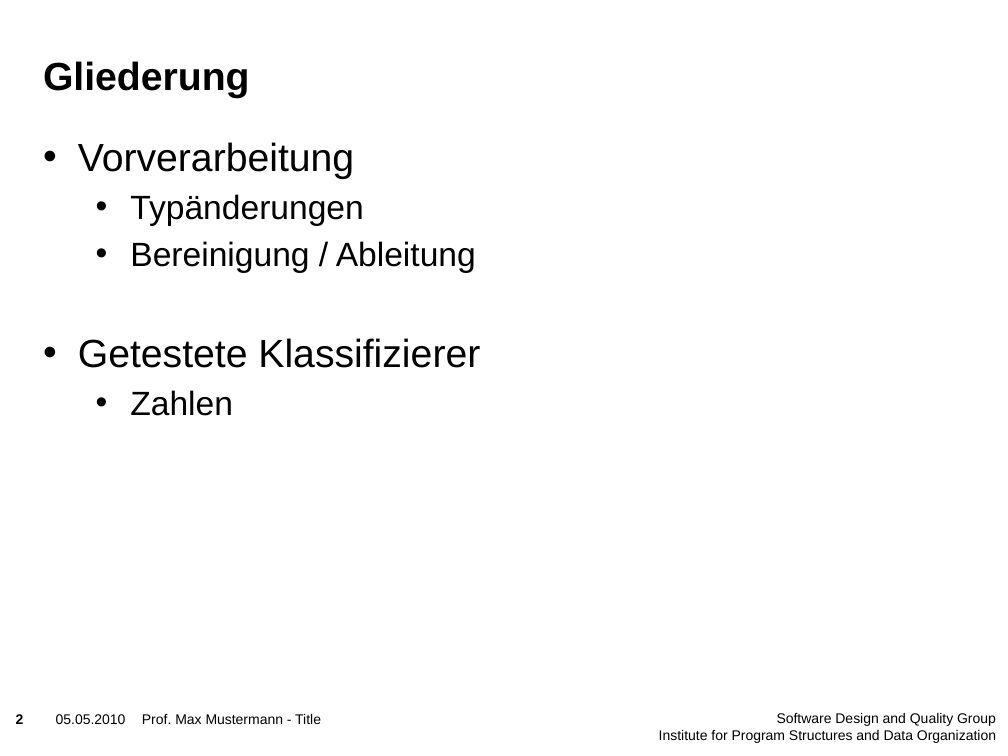
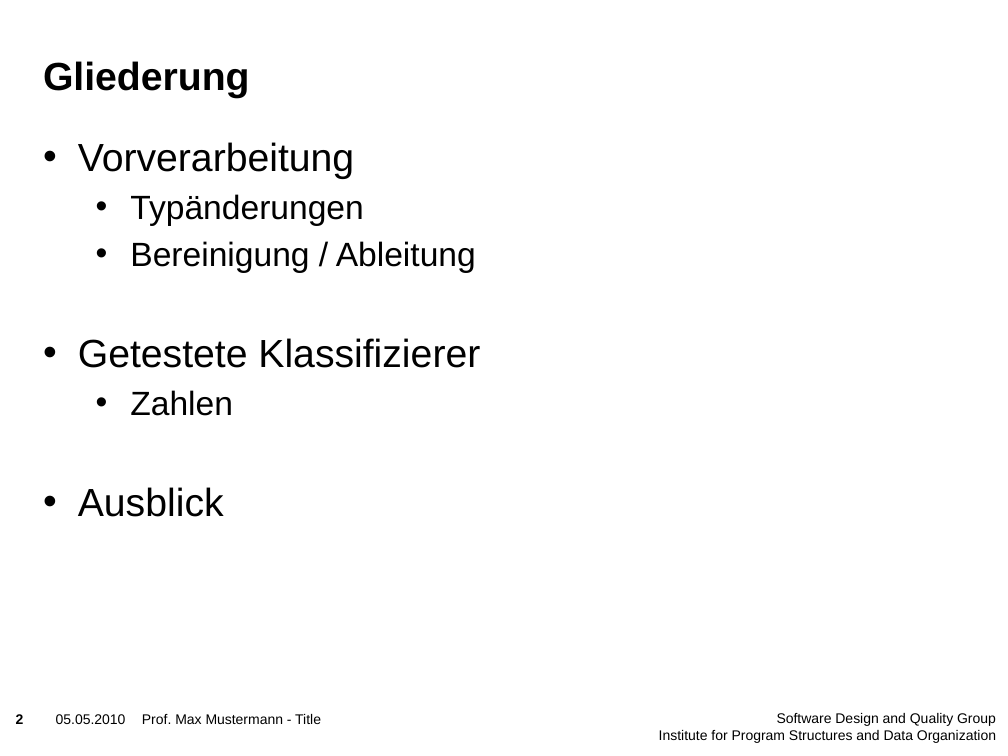
Before and after one commit to majdi14789/dwm10, a slide deck: slide 2 of Zwischenpräsentation/Zwischenstand.pptx. Drawn at 1008x756 pixels with LibreOffice and Linux fonts; fonts in the diff are those of the drawing; background and template pictures are left out. Boxes give left, top, right and bottom in pixels: in the first picture for what was removed or moved away, otherwise in the second. Text is boxed around its words. In the diff, an @@ line names an element or a change of style, - is before the commit and + after.

```diff
--- a/Zwischenpräsentation/Zwischenstand.pptx
+++ b/Zwischenpräsentation/Zwischenstand.pptx
@@ text at bbox=[78, 487, 224, 517]: paragraph added @@
+• Ausblick
```
Also in this commit, not shown: 1 other slide changed, 1 slide added, 1 slide removed.
